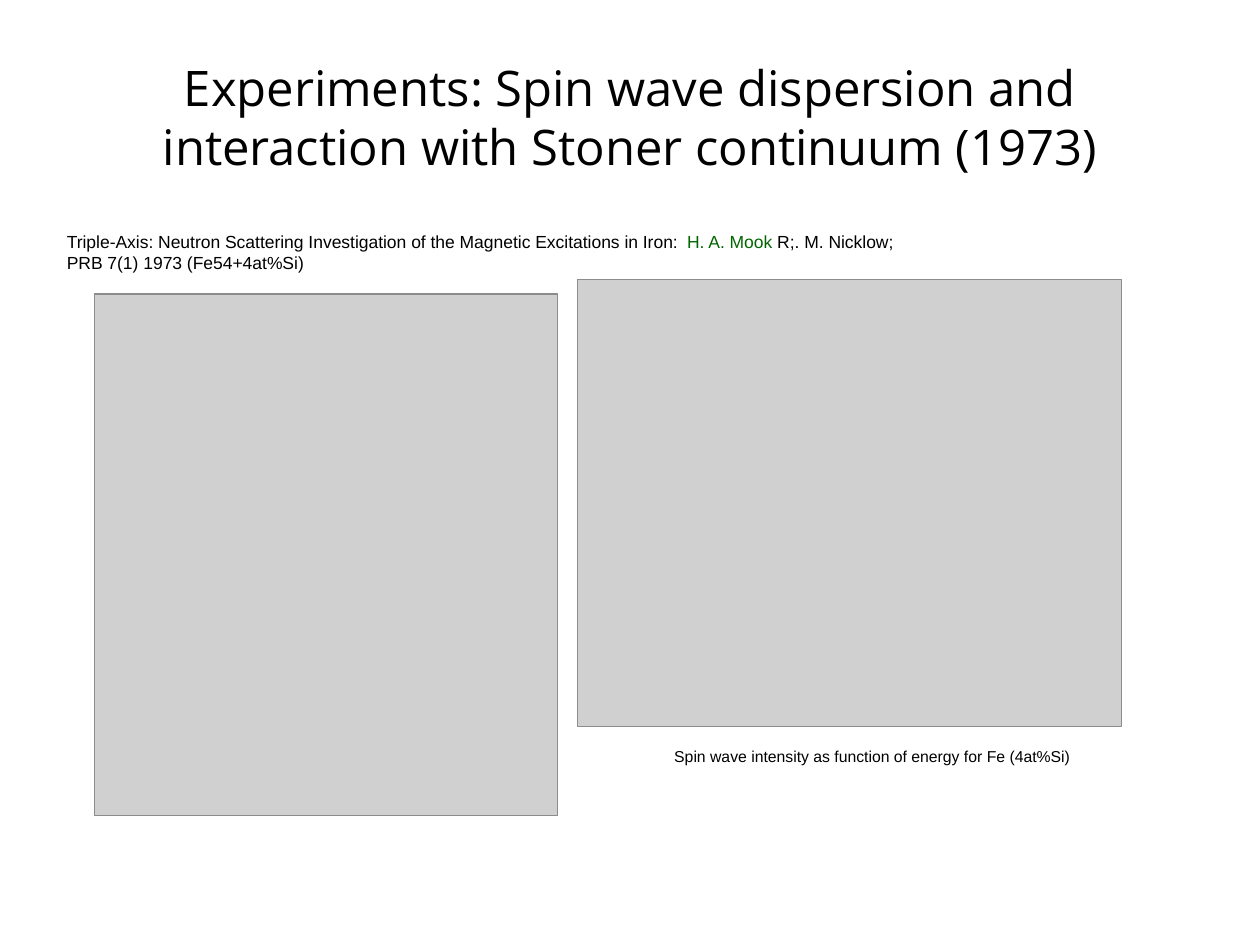
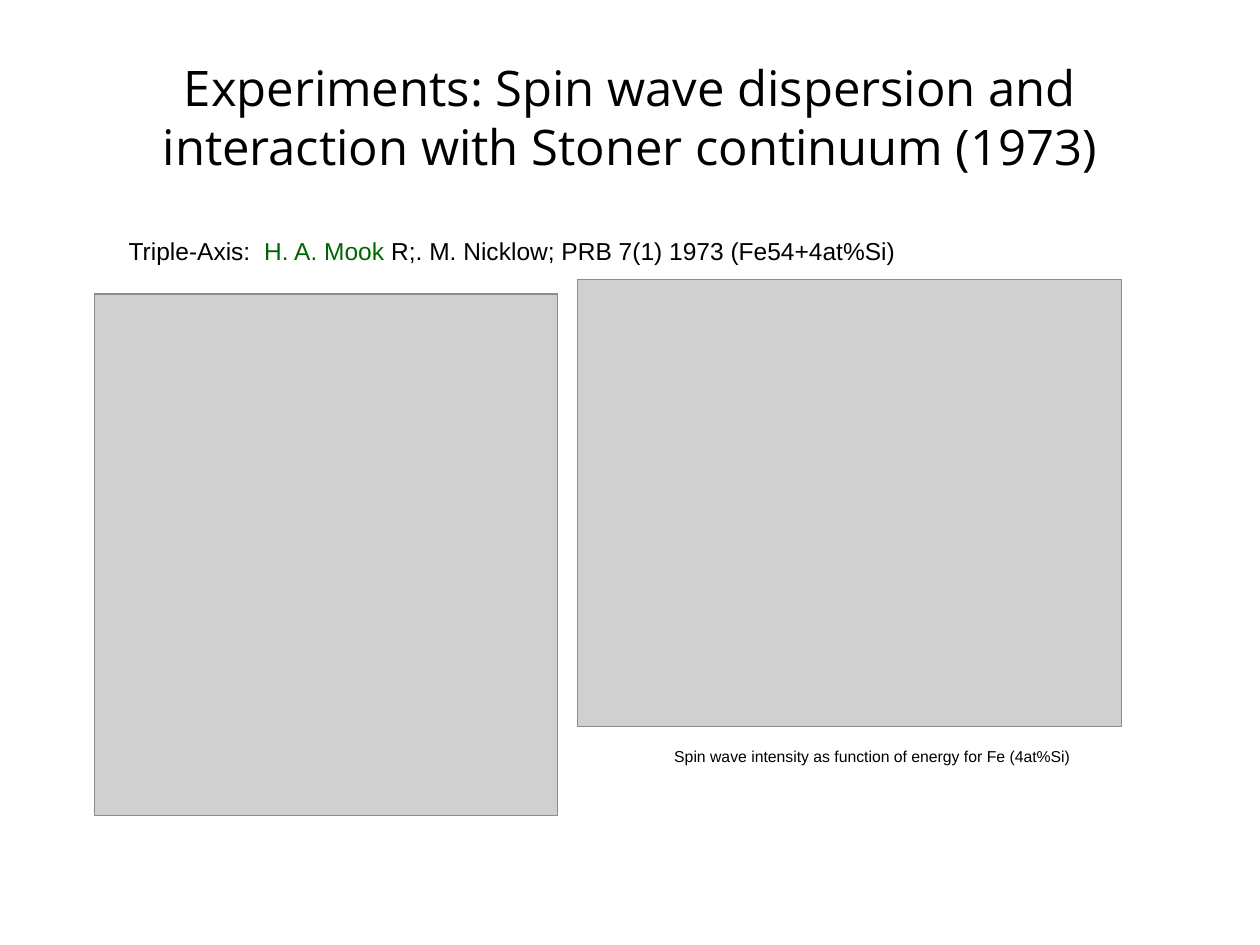
Before and after one commit to abuts/Fe, a slide deck: slide 2 of June2017/Icns2017/ICNS2017.ppt. Drawn at 1260x945 pixels with LibreOffice and Linux fonts; fonts in the diff are those of the drawing; grey boxes stand for pictures; background and template pictures are left out. Boxes give left, top, right and bottom in pixels: in the first picture for what was removed or moved away, otherwise in the second. Text is boxed around its words. In the diff, an @@ line names an element or a change of style, - is before the commit and + after.

```diff
--- a/June2017/Icns2017/ICNS2017.ppt
+++ b/June2017/Icns2017/ICNS2017.ppt
@@ text at bbox=[129, 242, 895, 265]: text changed; size 10 to 14 pt @@
-Triple-Axis: Neutron Scattering Investigation of the Magnetic Excitations in Iron: H. A. Mook R;. M. Nicklow; PRB 7(1) 1973 (Fe54+4at%Si)
+Triple-Axis: H. A. Mook R;. M. Nicklow; PRB 7(1) 1973 (Fe54+4at%Si)
```
Also in this commit, not shown: 6 other slides changed, 5 slides added, 6 slides removed, 4 other files.
